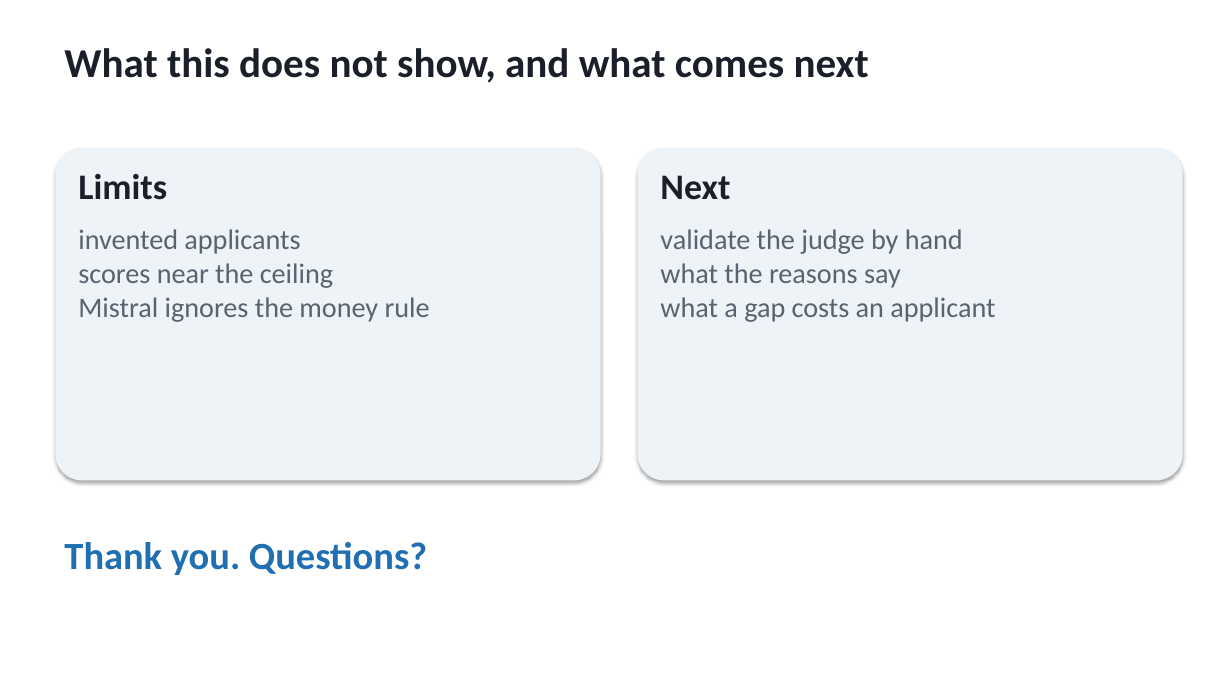
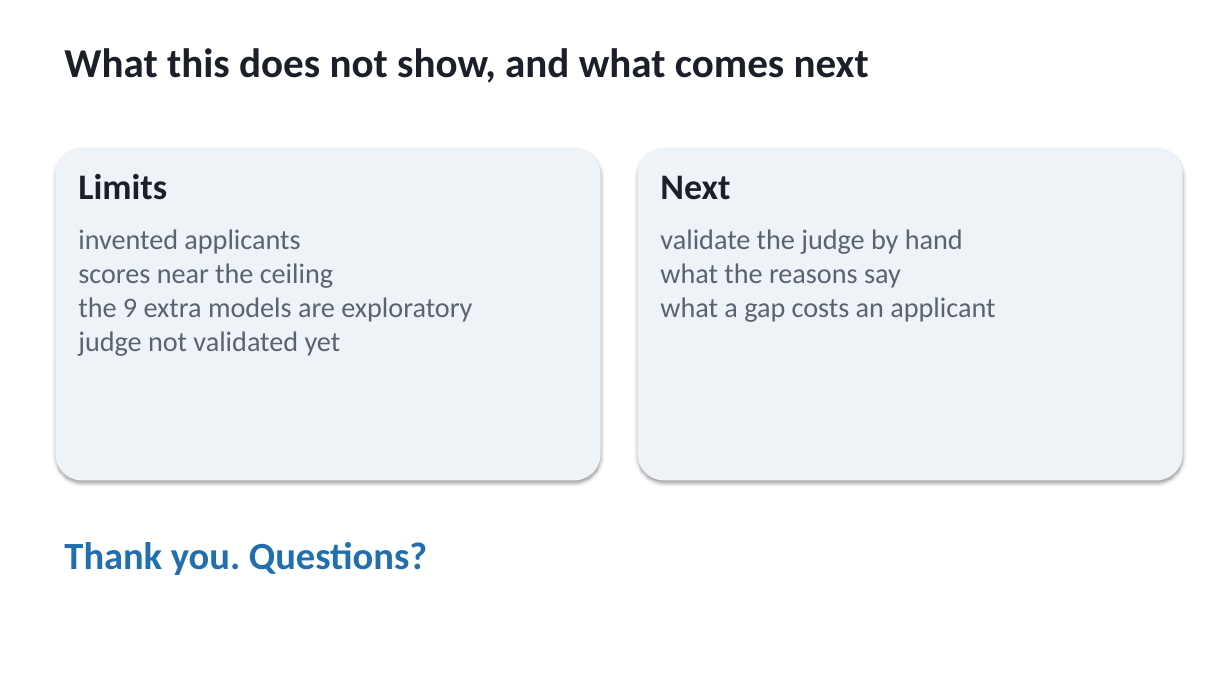
Before and after one commit to BlackSamuron0305/IS617-LLM4ES-WORK, a slide deck: slide 14 of paper/second_presentation/midterm.pptx (slide 12 before the commit). Drawn at 1232x693 pixels with LibreOffice and Linux fonts; fonts in the diff are those of the drawing. Boxes give left, top, right and bottom in pixels: in the first picture for what was removed or moved away, otherwise in the second. Text is boxed around its words. In the diff, an @@ line names an element or a change of style, - is before the commit and + after.

```diff
--- a/paper/second_presentation/midterm.pptx
+++ b/paper/second_presentation/midterm.pptx
@@ text at [78, 297, 472, 356]: text changed @@
-Mistral ignores the money rule
+the 9 extra models are exploratory
+judge not validated yet
```
Also in this commit, not shown: 1 other slide changed, 2 slides added, 21 other files.
